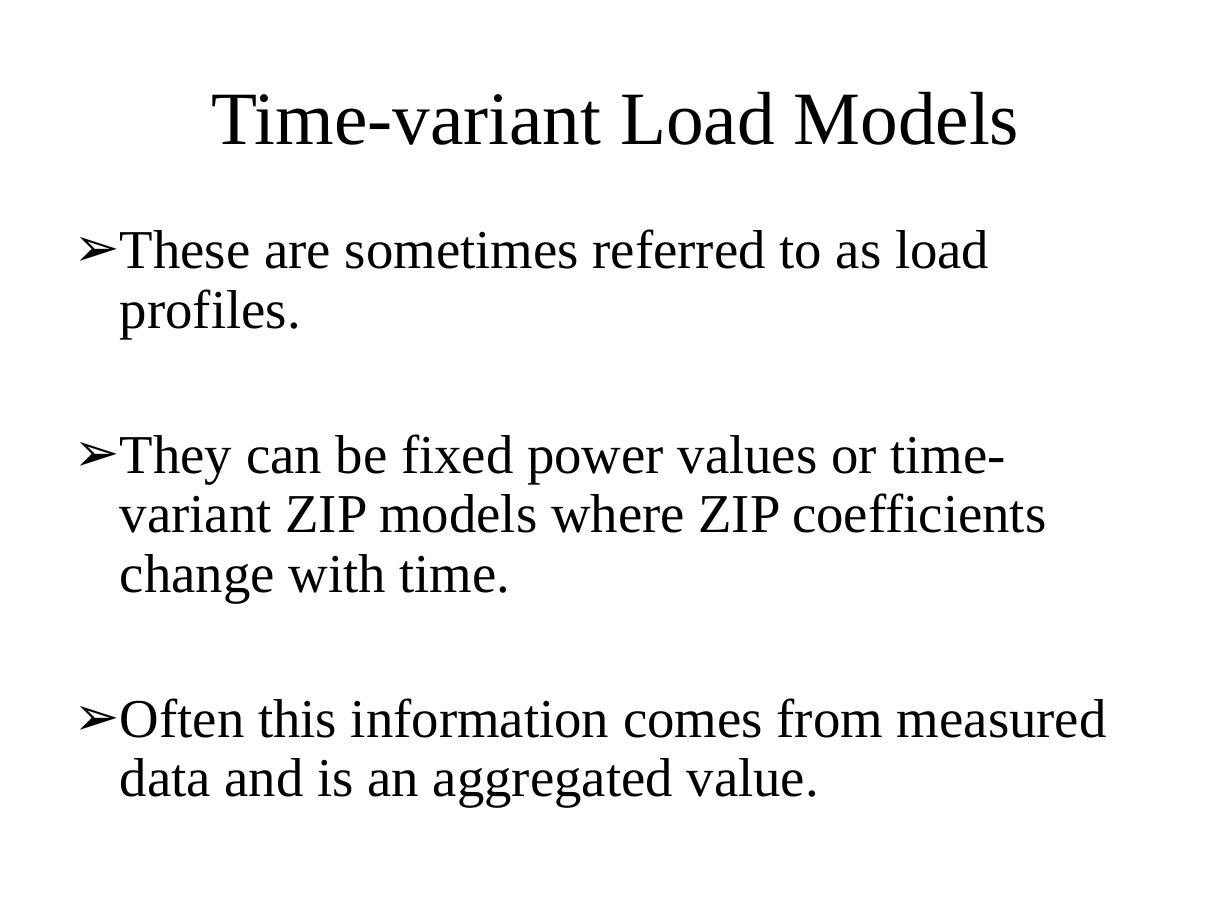
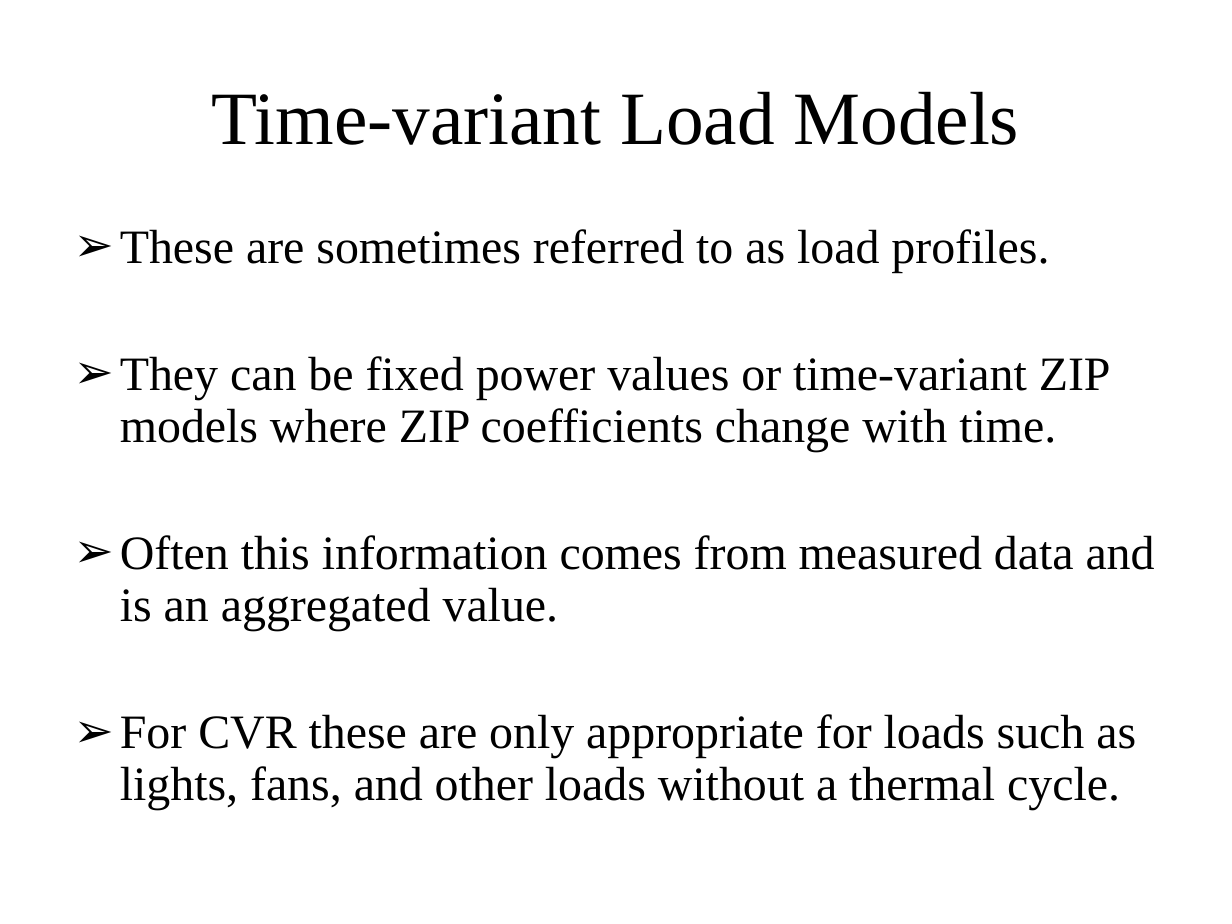
Before and after one commit to gridlab-d/course, a slide deck: slide 5 of Distribution_Analysis_Course/2.0 - CVR.ppt (slide 4 before the commit). Drawn at 1232x924 pixels with LibreOffice and Linux fonts; fonts in the diff are those of the drawing. Boxes give left, top, right and bottom in pixels: in the first picture for what was removed or moved away, otherwise in the second. Text is boxed around its words. In the diff, an @@ line names an element or a change of style, - is before the commit and + after.

```diff
--- a/Distribution_Analysis_Course/2.0 - CVR.ppt
+++ b/Distribution_Analysis_Course/2.0 - CVR.ppt
@@ text at <box>120,229,1155,631</box>: size 32 to 28 pt in "These are sometimes referred to as load ...", "They can be fixed power values or ...", "Often this information comes from measured data ..."; less space between paragraphs @@
@@ text at <box>120,714,1136,810</box>: paragraph added @@
+➢ For CVR these are only appropriate for loads such as lights, fans, and other loads without a thermal cycle.
```
Also in this commit, not shown: 5 other slides changed, 3 slides added, 17 slides removed.
